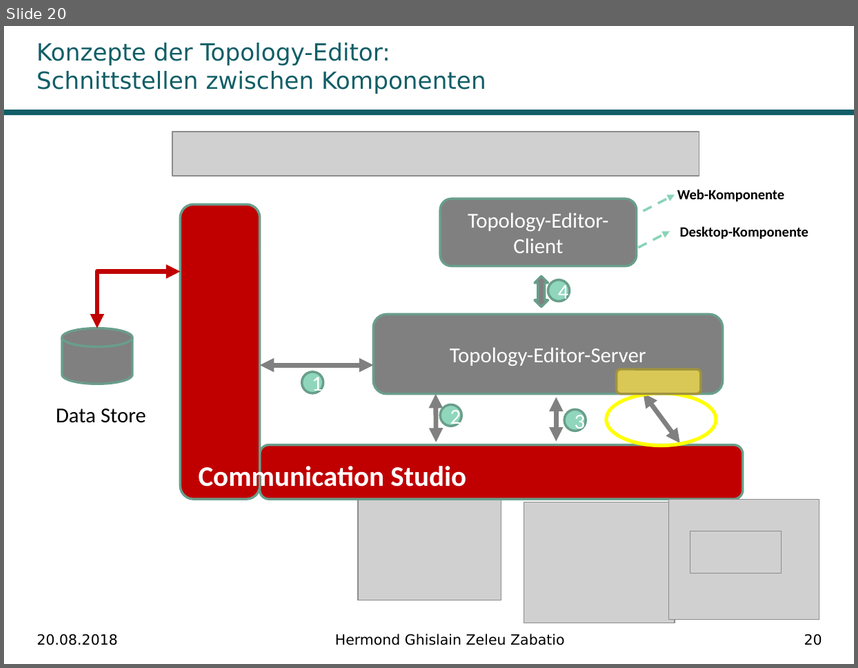
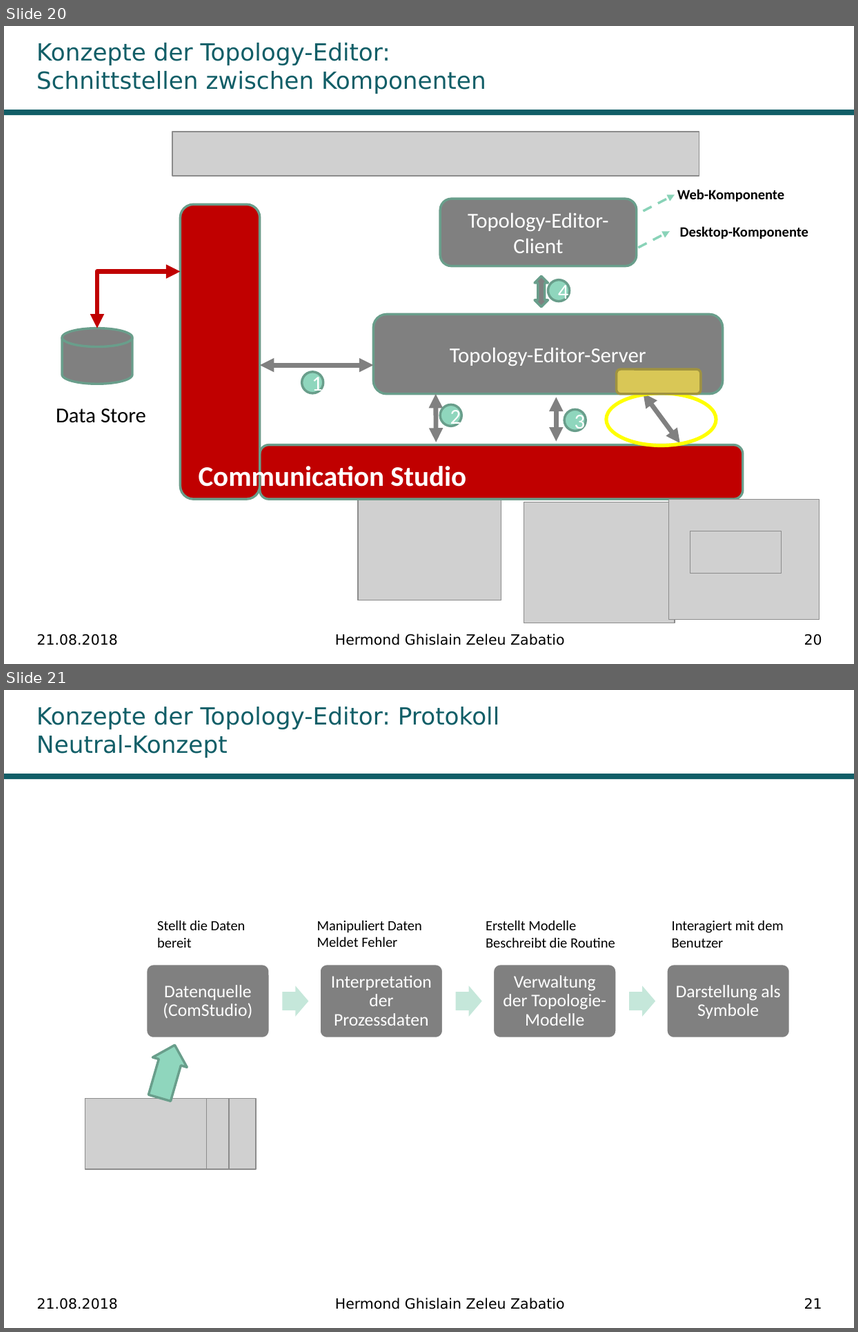
Before and after one commit to Ghislain1/zoe-fb-app, a slide deck: Master-Abschluss.pptx. Shown one above the other, each under a label of ours: slide 20 before the commit, slides 20 and 21 after it. The pictures are 858x668 and 858x1332 pixels, drawn with LibreOffice and Linux fonts; fonts in the diff are those of the drawing; grey boxes stand for pictures; background and template pictures are left out. Boxes give left, top, right and bottom in pixels: in the first picture for what was removed or moved away, otherwise in the second. Text is boxed around its words. In the diff, an @@ line names an element or a change of style, - is before the commit and + after.

```diff
--- a/Master-Abschluss.pptx
+++ b/Master-Abschluss.pptx
@@ slide 21 added at <box>4,690,854,1328</box>, background #FFFFFF; not listed: 1 template element that a slide beside it also shows @@
@@ title added at <box>36,707,499,758</box>, 20 pt, text #115E67 @@
+Konzepte der Topology-Editor: Protokoll Neutral-Konzept
@@ text added at <box>157,920,245,947</box>, 12 pt, text #000000 @@
+Stellt die Daten bereit
@@ text added at <box>317,920,422,947</box>, 12 pt, text #000000 @@
+Manipuliert Daten
+Meldet Fehler
@@ text added at <box>486,920,615,947</box>, 12 pt, text #000000 @@
+Erstellt Modelle
+Beschreibt die Routine
@@ text added at <box>672,920,783,947</box>, 12 pt, text #000000 @@
+Interagiert mit dem Benutzer
@@ group added at <box>146,964,791,1038</box>: 4 rounded rectangles, 4 texts, 3 right arrows @@
+Datenquelle (ComStudio)
+Interpretation der Prozessdaten
+Verwaltung der Topologie-Modelle
+Darstellung als Symbole
@@ right arrow added at <box>143,1039,192,1103</box>, fill #8FD6BD, outline #6A9E8C 2 pt @@
@@ picture added at <box>85,1098,206,1169</box> @@
@@ picture added at <box>107,1098,229,1169</box> @@
@@ picture added at <box>135,1098,257,1169</box> @@
@@ text added at <box>37,1297,118,1309</box>, 12 pt, text #000000 @@
+21.08.2018
@@ text added at <box>335,1297,564,1309</box>, 12 pt, text #000000 @@
+Hermond Ghislain Zeleu Zabatio
@@ page number added at <box>804,1297,822,1308</box>, 12 pt, text #000000 @@
+21
@@ slide 20 changed as well @@
@@ text at <box>37,633,118,645</box>: text changed @@
-20.08.2018
+21.08.2018
```
Also in this commit, not shown: 28 other slides changed.
